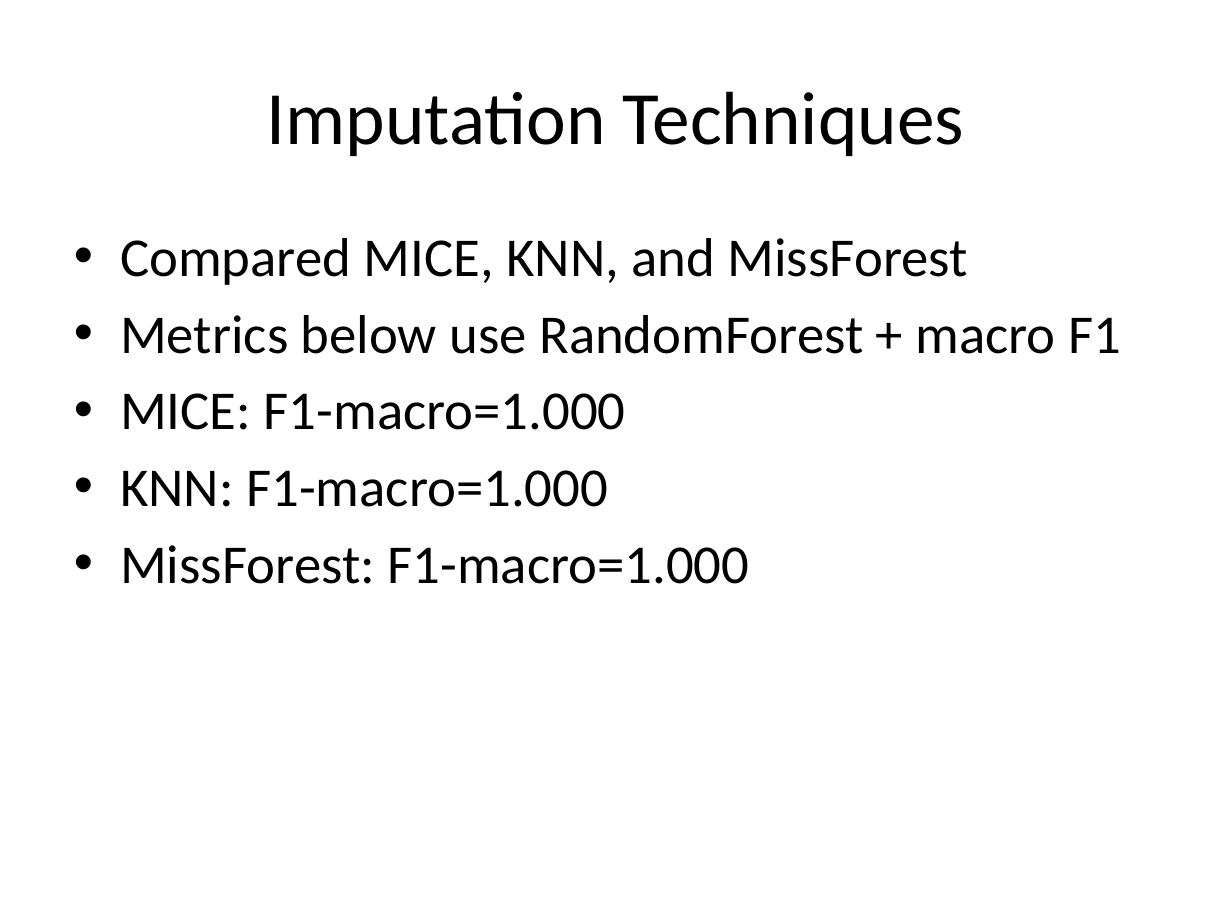
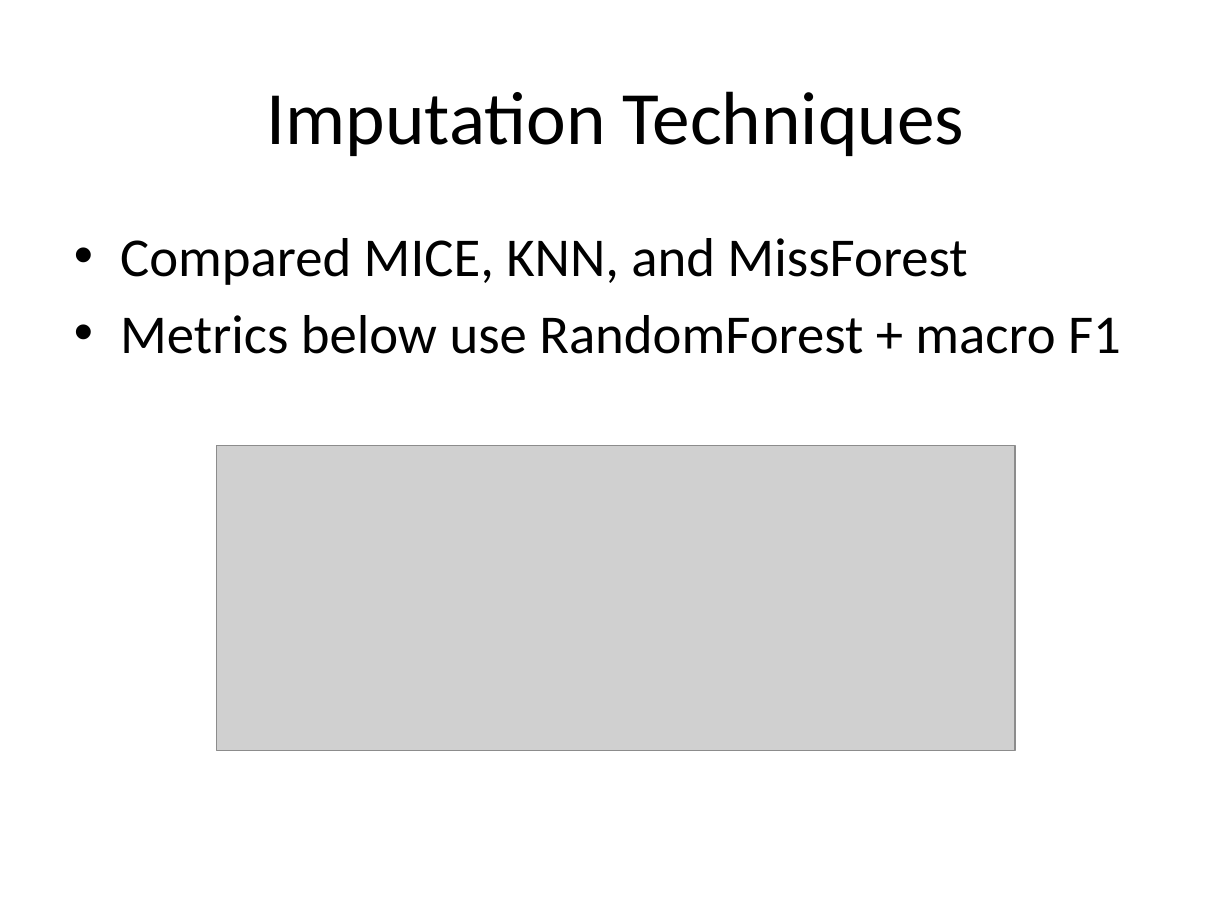
Before and after one commit to Bernardo1205/Advance-ML, a slide deck: slide 11 of reports/Imbalanced_MC_Timeseries_Report_20260428_201112.pptx. Drawn at 1232x924 pixels with LibreOffice and Linux fonts; fonts in the diff are those of the drawing; grey boxes stand for pictures. Boxes give left, top, right and bottom in pixels: in the first picture for what was removed or moved away, otherwise in the second. Text is boxed around its words. In the diff, an @@ line names an element or a change of style, - is before the commit and + after.

```diff
--- a/reports/Imbalanced_MC_Timeseries_Report_20260428_201112.pptx
+++ b/reports/Imbalanced_MC_Timeseries_Report_20260428_201112.pptx
@@ text at <box>120,393,749,584</box>: paragraphs removed @@
-• MICE: F1-macro=1.000
-• KNN: F1-macro=1.000
-• MissForest: F1-macro=1.000
@@ picture added at <box>217,445,1015,750</box> @@
```
Also in this commit, not shown: 2 other slides changed.
